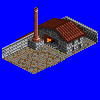
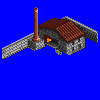
Before/after of a 100 x 100 layered artwork. What changed in the layer stack:
painted on "Layer 5" over [left=4, top=37, right=96, bottom=74]
hid "Layer 0" over [left=16, top=31, right=65, bottom=67]
